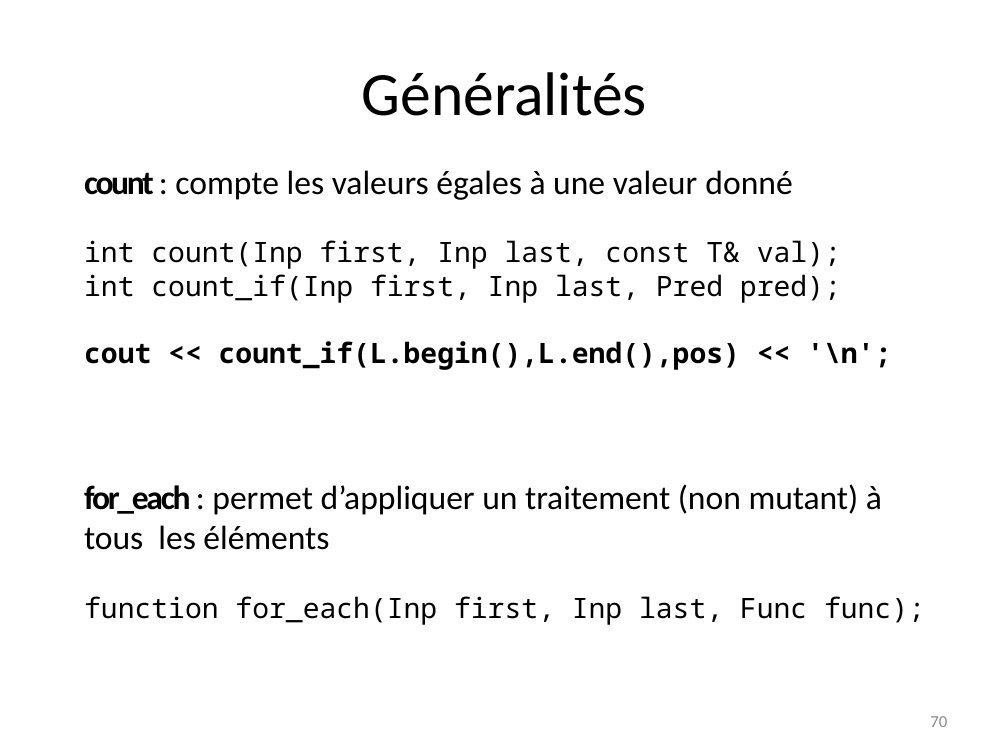
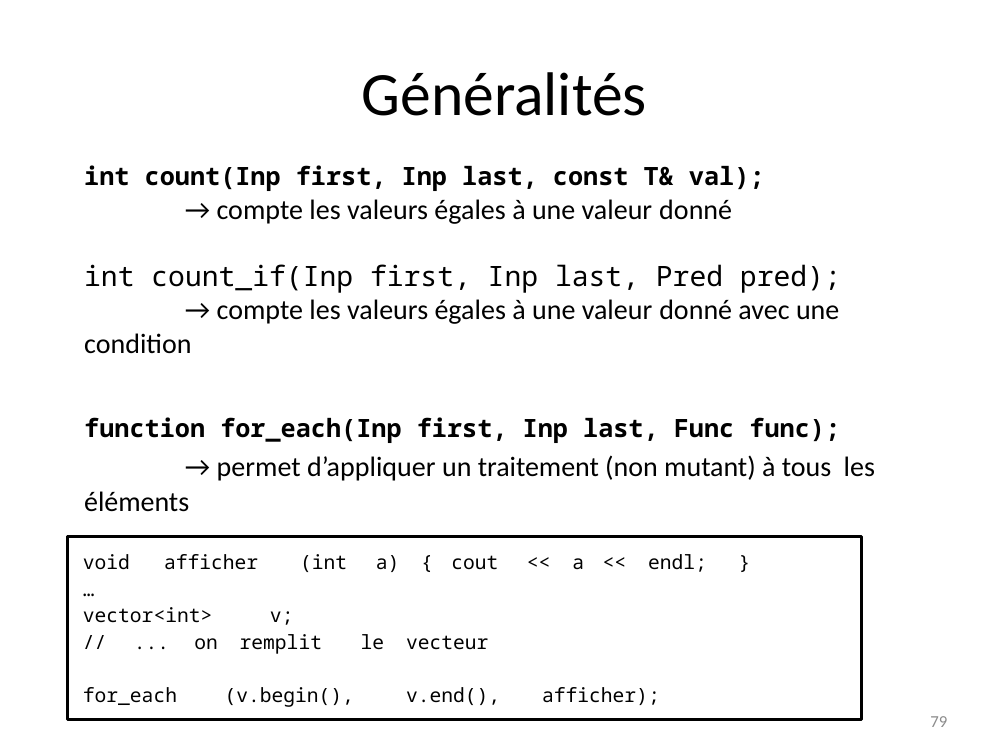
Before and after one commit to manu5801/cours-cplusplus, a slide deck: slide 79 of stl/F_C++_STL.pptx (slide 70 before the commit). Drawn at 1008x756 pixels with LibreOffice and Linux fonts; fonts in the diff are those of the drawing. Boxes give left, top, right and bottom in pixels: in the first picture for what was removed or moved away, otherwise in the second. Text is boxed around its words. In the diff, an @@ line names an element or a change of style, - is before the commit and + after.

```diff
--- a/stl/F_C++_STL.pptx
+++ b/stl/F_C++_STL.pptx
@@ text at (84, 170, 792, 200): paragraph removed @@
-count : compte les valeurs égales à une valeur donné
@@ text at (84, 165, 840, 443): size 20 to 18 pt, bold on in "int count(Inp first, Inp last, const T& ...", "function for_each(Inp first, Inp last, Func func);" @@
@@ text at (217, 199, 732, 224): paragraph added @@
+→ compte les valeurs égales à une valeur donné
@@ text at (84, 299, 839, 354): text changed; size 24 to 20 pt @@
-cout << count_if(L.begin(),L.end(),pos) << '\n';
-for_each : permet d’appliquer un traitement (non mutant) à tous les éléments
+→ compte les valeurs égales à une valeur donné avec une condition
@@ text at (84, 455, 875, 512): paragraph added @@
+→ permet d’appliquer un traitement (non mutant) à tous les éléments
@@ rectangle added at (68, 536, 861, 719), outline #000000 2 pt, 14 pt, text #000000 @@
+void afficher (int a) { cout << a << endl; }
+…
+vector<int> v;
+// ... on remplit le vecteur
+for_each (v.begin(), v.end(), afficher);
@@ page number at (930, 716, 947, 727): text changed @@
-70
+79
```
Also in this commit, not shown: 19 other slides changed, 5 slides added, 3 slides removed, 27 other files.
